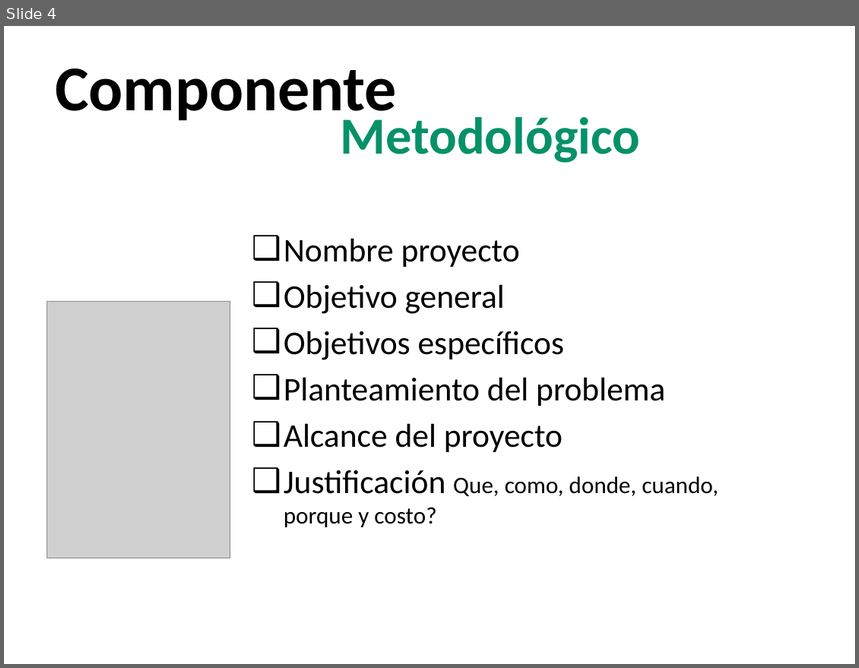
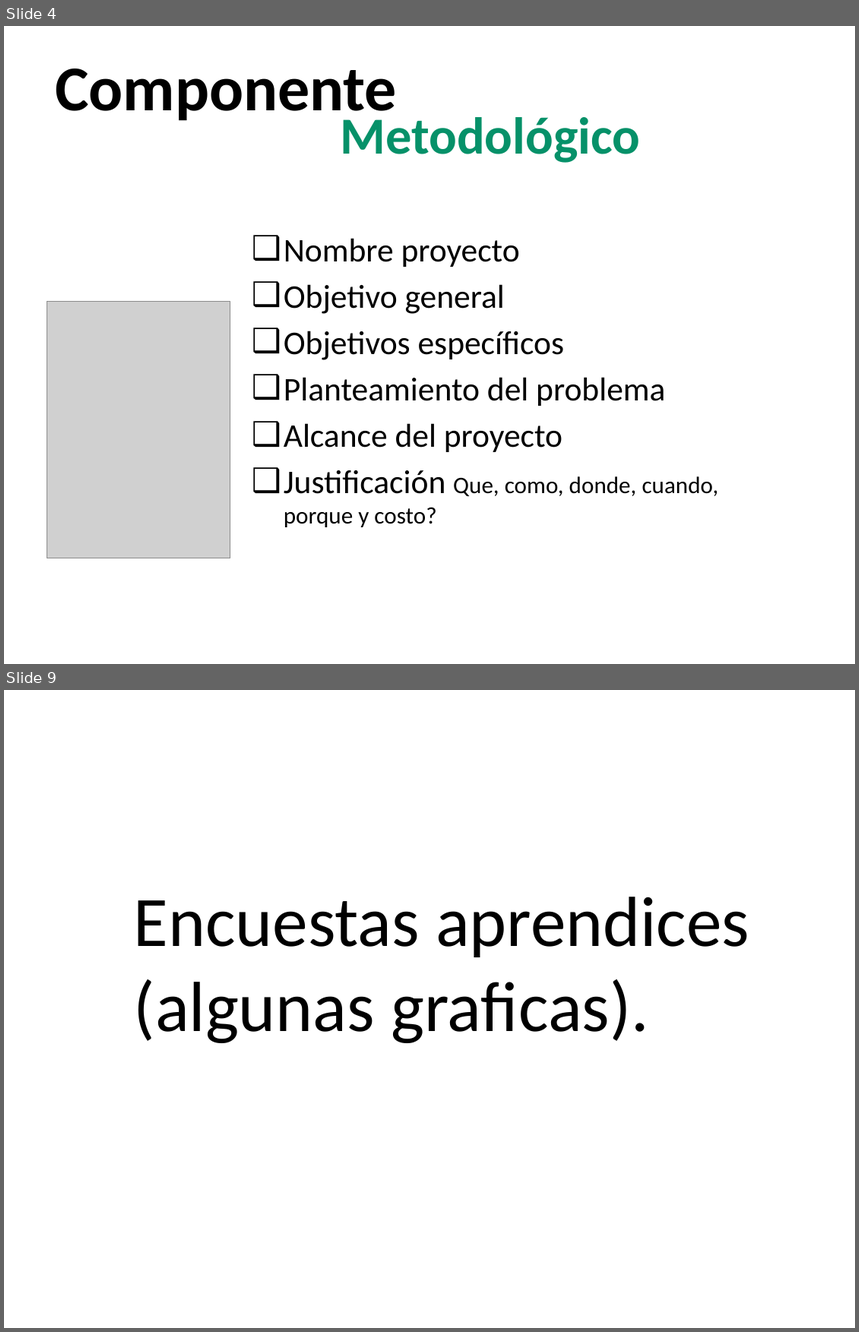
Before and after one commit to Qrlean/Proyecto, a slide deck: presentacionProyecto.pptx. Shown one above the other, each under a label of ours: slide 4 before the commit, slides 4 and 9 after it; the slides between them are not shown. The pictures are 859x668 and 859x1332 pixels, drawn with LibreOffice and Linux fonts; fonts in the diff are those of the drawing; grey boxes stand for pictures; background and template pictures are left out. Boxes give left, top, right and bottom in pixels: in the first picture for what was removed or moved away, otherwise in the second. Text is boxed around its words. In the diff, an @@ line names an element or a change of style, - is before the commit and + after.

```diff
--- a/presentacionProyecto.pptx
+++ b/presentacionProyecto.pptx
@@ slide 9 added at (4,690,855,1328), background #FFFFFF @@
@@ text added at (134,897,750,1043), 60 pt, text #000000 @@
+Encuestas aprendices (algunas graficas).
```
Also in this commit, not shown: 1 slide changed, 16 other slides added, 3 other files.
